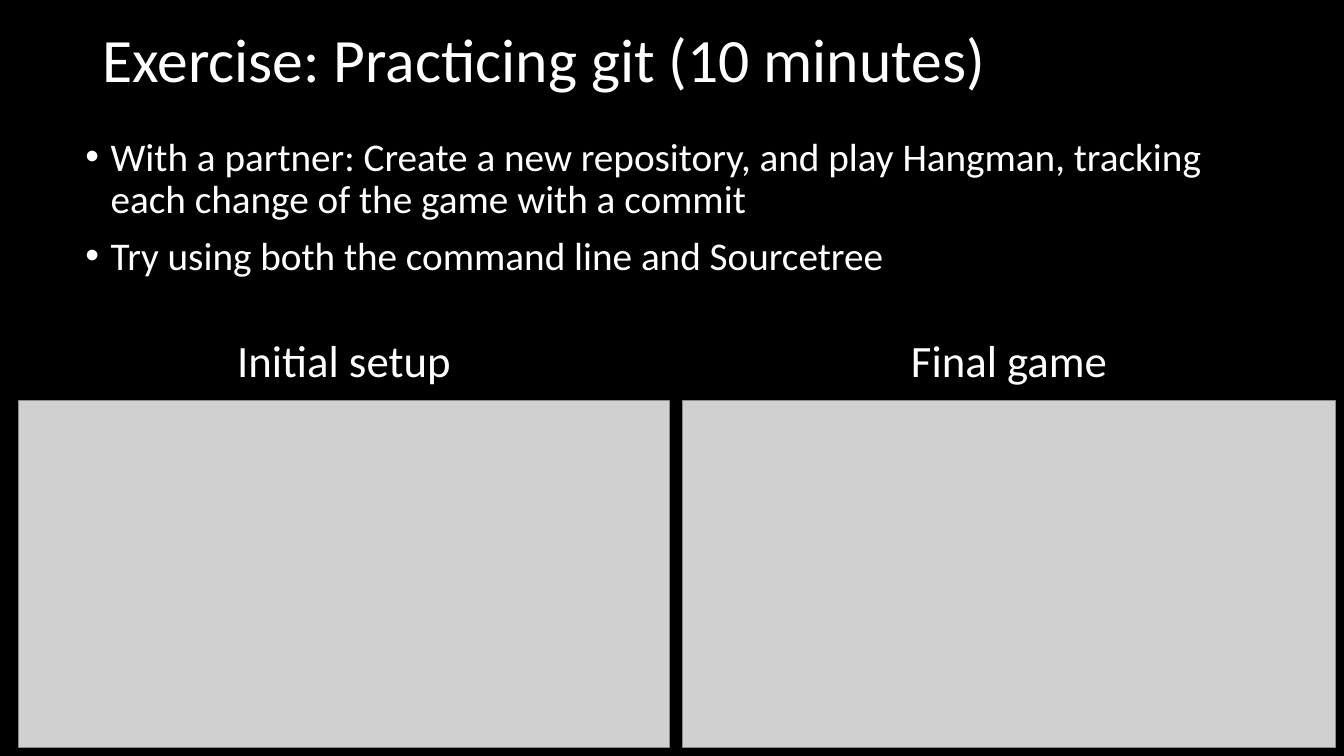
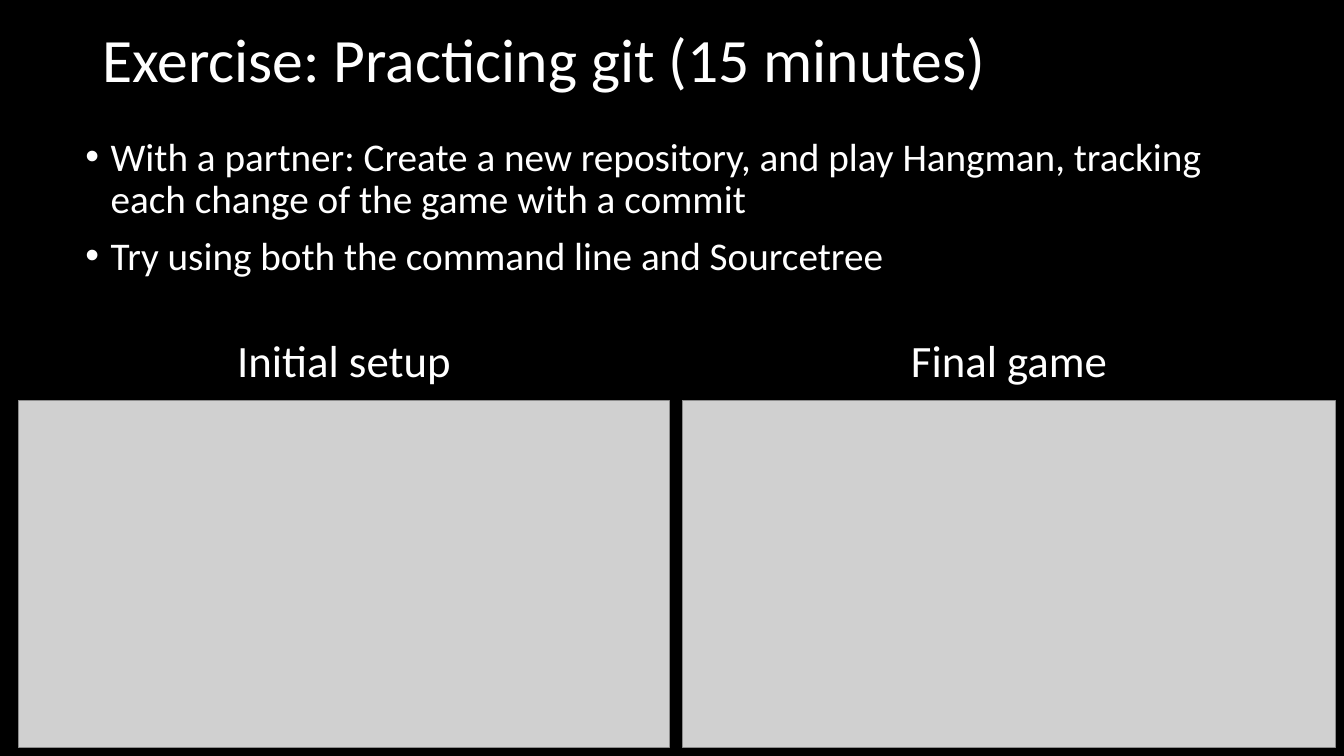
Before and after one commit to adsmithca/DFO_R_workshops, a slide deck: slide 22 of dfo_git_workshop/Using version control.pptx. Drawn at 1344x756 pixels with LibreOffice and Linux fonts; fonts in the diff are those of the drawing; grey boxes stand for pictures. Boxes give left, top, right and bottom in pixels: in the first picture for what was removed or moved away, otherwise in the second. Text is boxed around its words. In the diff, an @@ line names an element or a change of style, - is before the commit and + after.

Commit message:
First complete presentation draft

```diff
--- a/dfo_git_workshop/Using version control.pptx
+++ b/dfo_git_workshop/Using version control.pptx
@@ title at box(102, 37, 985, 93): text changed @@
-Exercise: Practicing git (10 minutes)
+Exercise: Practicing git (15 minutes)
```
